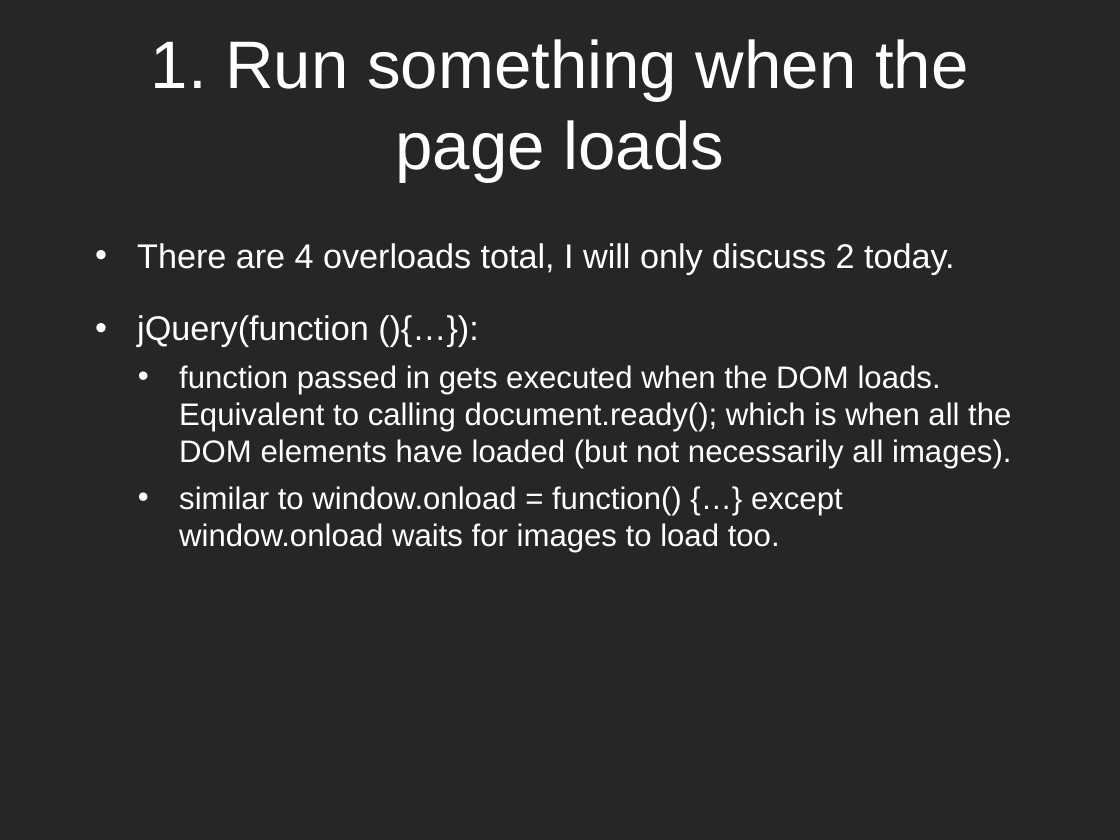
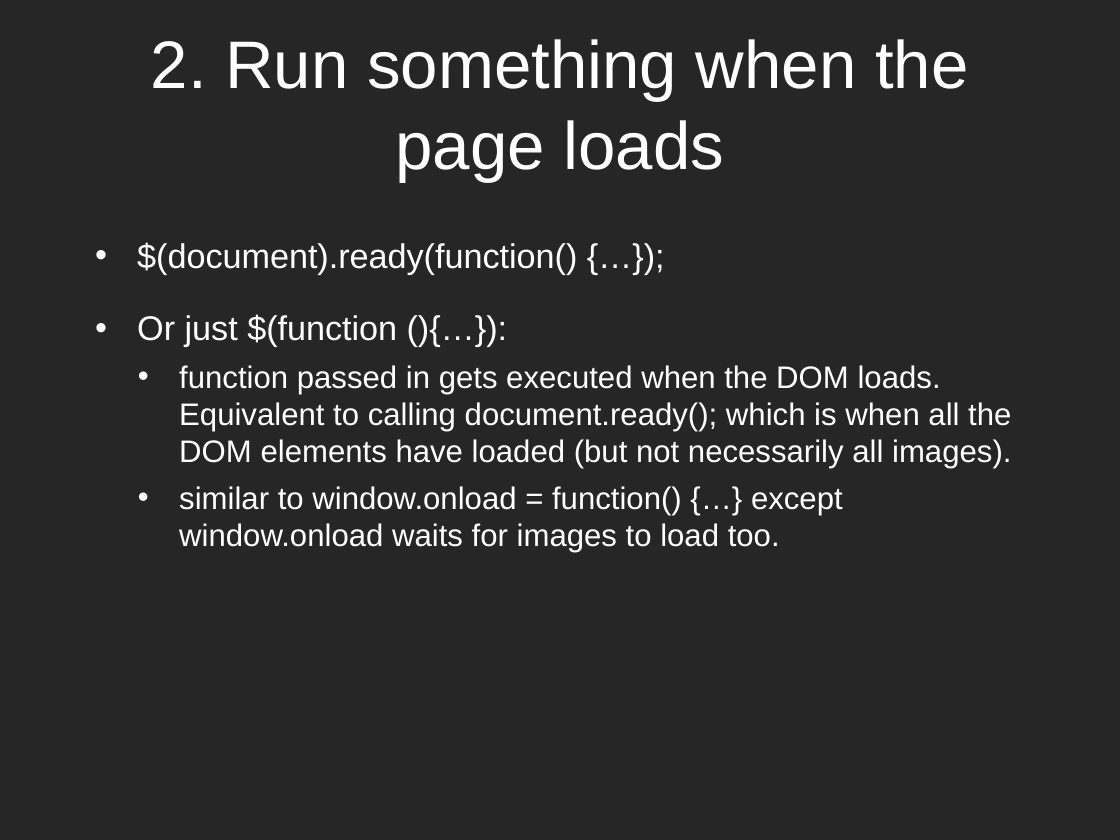
Before and after one commit to dantasse/ssuiweb2014, a slide deck: slide 24 of week10/week10.pptx (slide 8 before the commit). Drawn at 1120x840 pixels with LibreOffice and Linux fonts; fonts in the diff are those of the drawing. Boxes give left, top, right and bottom in pixels: in the first picture for what was removed or moved away, otherwise in the second. Text is boxed around its words. In the diff, an @@ line names an element or a change of style, - is before the commit and + after.

```diff
--- a/week10/week10.pptx
+++ b/week10/week10.pptx
@@ title at (x1=151, y1=39, x2=968, y2=182): text changed @@
-1. Run something when the page loads
+2. Run something when the page loads
@@ text at (x1=137, y1=242, x2=577, y2=347): text changed @@
-• There are 4 overloads total, I will only discuss 2 today.
-• jQuery(function (){…}):
+• $(document).ready(function() {…});
+• Or just $(function (){…}):
```
Also in this commit, not shown: 4 other slides changed, 1 slide added, 1 slide removed, 1 other file.
